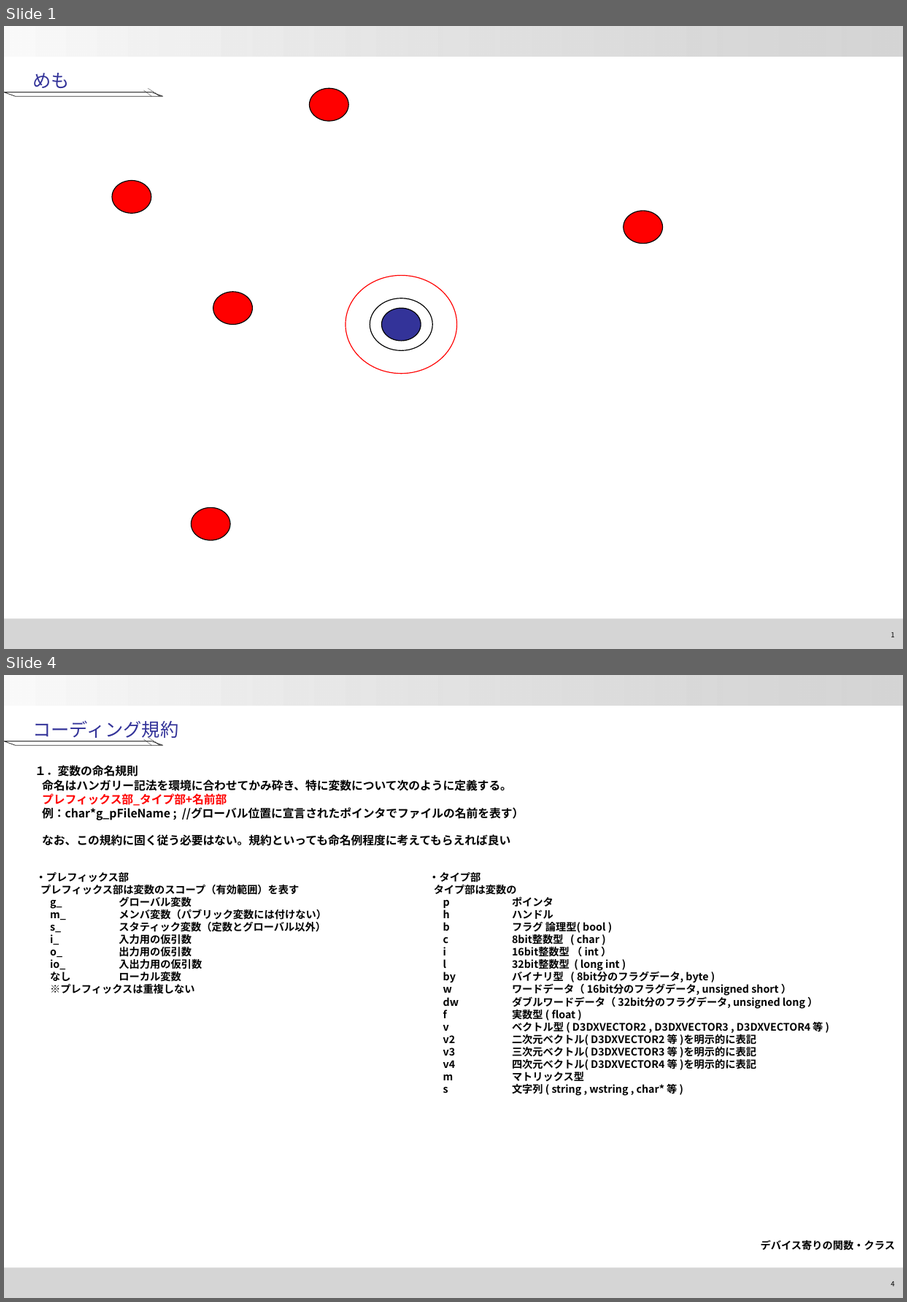
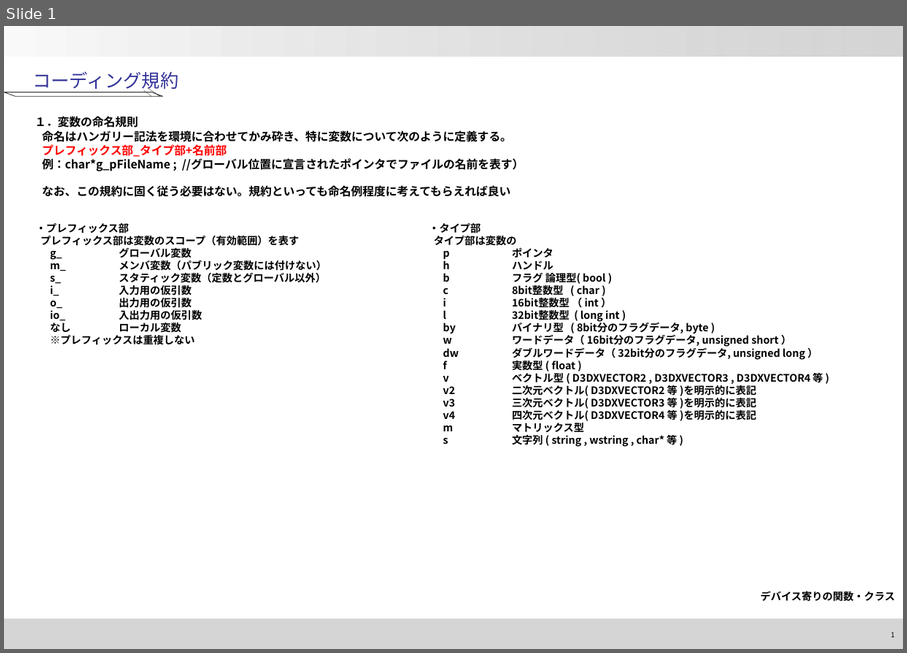
Before and after one commit to xtatrax/oldPrj-SchoolTask_BomberProject-public, a slide deck: Document/Program_Memo/DesignNotes.pptx. Shown one above the other, each under a label of ours: slides 1 and 4 before the commit, slide 1 after it; the slides between them are not shown. The pictures are 907x1302 and 907x653 pixels, drawn with LibreOffice and Linux fonts; fonts in the diff are those of the drawing; background and template pictures are left out. Boxes give left, top, right and bottom in pixels: in the first picture for what was removed or moved away, otherwise in the second. Text is boxed around its words. In the diff, an @@ line names an element or a change of style, - is before the commit and + after.

```diff
--- a/Document/Program_Memo/DesignNotes.pptx
+++ b/Document/Program_Memo/DesignNotes.pptx
@@ slide 1 removed at (x1=4, y1=26, x2=903, y2=649), background #FFFFFF; not listed: 2 template elements that a slide beside it also shows @@
@@ text removed at (x1=33, y1=73, x2=70, y2=92) @@
-めも
@@ parallelogram removed at (x1=143, y1=90, x2=151, y2=96) @@
@@ parallelogram removed at (x1=148, y1=88, x2=160, y2=97) @@
@@ ellipse removed at (x1=310, y1=88, x2=349, y2=121) @@
@@ parallelogram removed at (x1=4, y1=92, x2=163, y2=97) @@
@@ ellipse removed at (x1=112, y1=181, x2=151, y2=213) @@
@@ ellipse removed at (x1=624, y1=211, x2=662, y2=243) @@
@@ ellipse removed at (x1=346, y1=275, x2=457, y2=373) @@
@@ ellipse removed at (x1=214, y1=292, x2=252, y2=324) @@
@@ ellipse removed at (x1=370, y1=298, x2=433, y2=351) @@
@@ ellipse removed at (x1=382, y1=309, x2=421, y2=341) @@
@@ ellipse removed at (x1=191, y1=508, x2=230, y2=540) @@
@@ page number removed at (x1=891, y1=632, x2=895, y2=637) @@
-1
@@ what was slide 4 is now slide 1 @@
@@ page number at (x1=891, y1=632, x2=895, y2=637): text changed @@
-4
+1
```
Also in this commit, not shown: 2 other slides removed, 50 other files.
